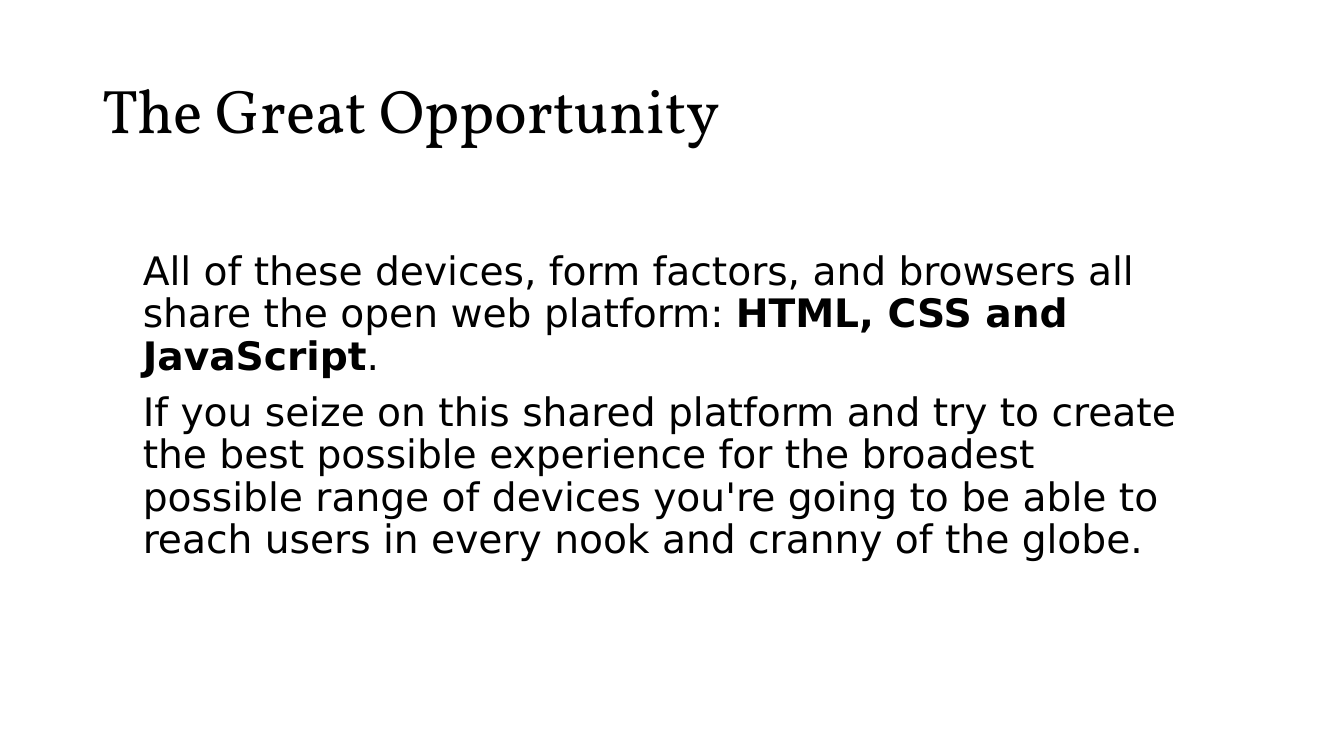
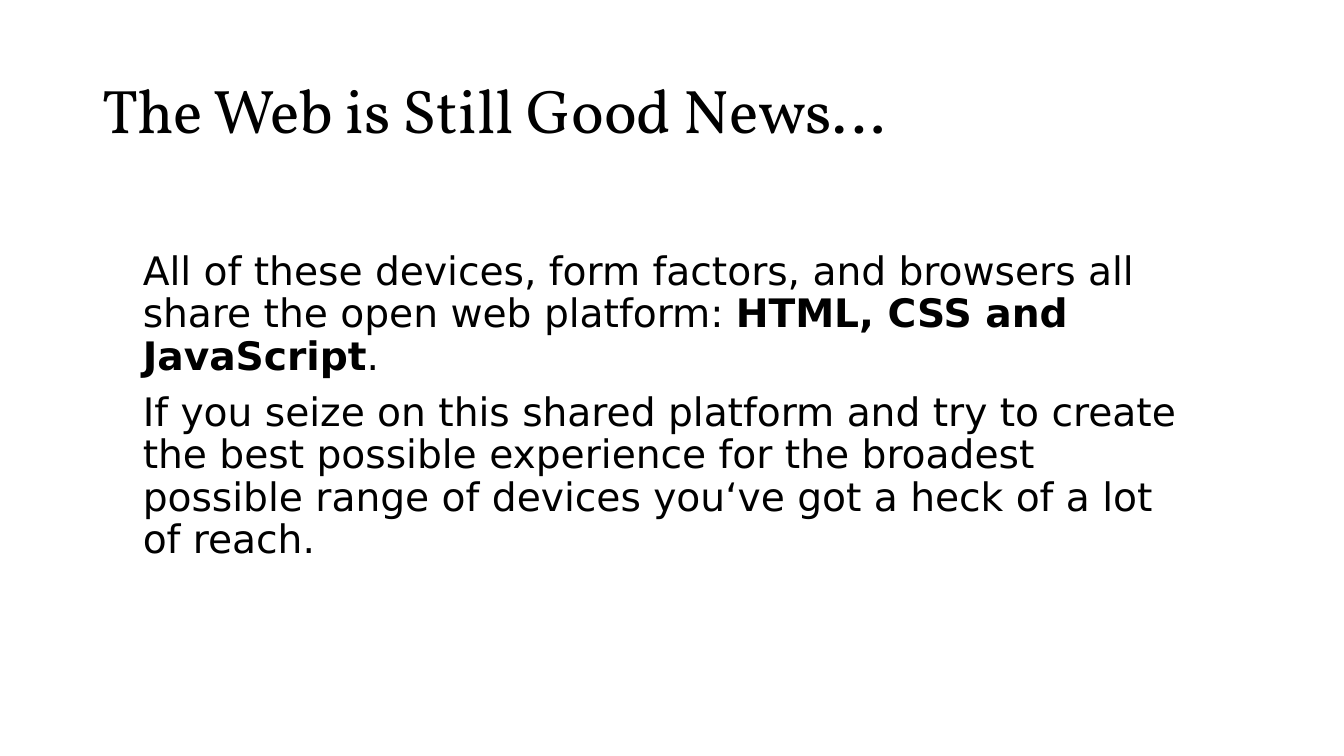
Before and after one commit to roblarsen/rob-larsen-presentations, a slide deck: slide 18 of wild-world-web.pptx (slide 15 before the commit). Drawn at 1344x756 pixels with LibreOffice and Linux fonts; fonts in the diff are those of the drawing; background and template pictures are left out. Boxes give left, top, right and bottom in pixels: in the first picture for what was removed or moved away, otherwise in the second. Text is boxed around its words. In the diff, an @@ line names an element or a change of style, - is before the commit and + after.

```diff
--- a/wild-world-web.pptx
+++ b/wild-world-web.pptx
@@ title at (x1=102, y1=89, x2=885, y2=134): text changed @@
-The Great Opportunity
+The Web is Still Good News…
@@ text at (x1=143, y1=396, x2=1176, y2=554): text changed @@
-If you seize on this shared platform and try to create the best possible experience for the broadest possible range of devices you're going to be able to reach users in every nook and cranny of the globe.
+If you seize on this shared platform and try to create the best possible experience for the broadest possible range of devices you‘ve got a heck of a lot of reach.
```
Also in this commit, not shown: 29 other slides changed, 10 slides added, 3 slides removed.
